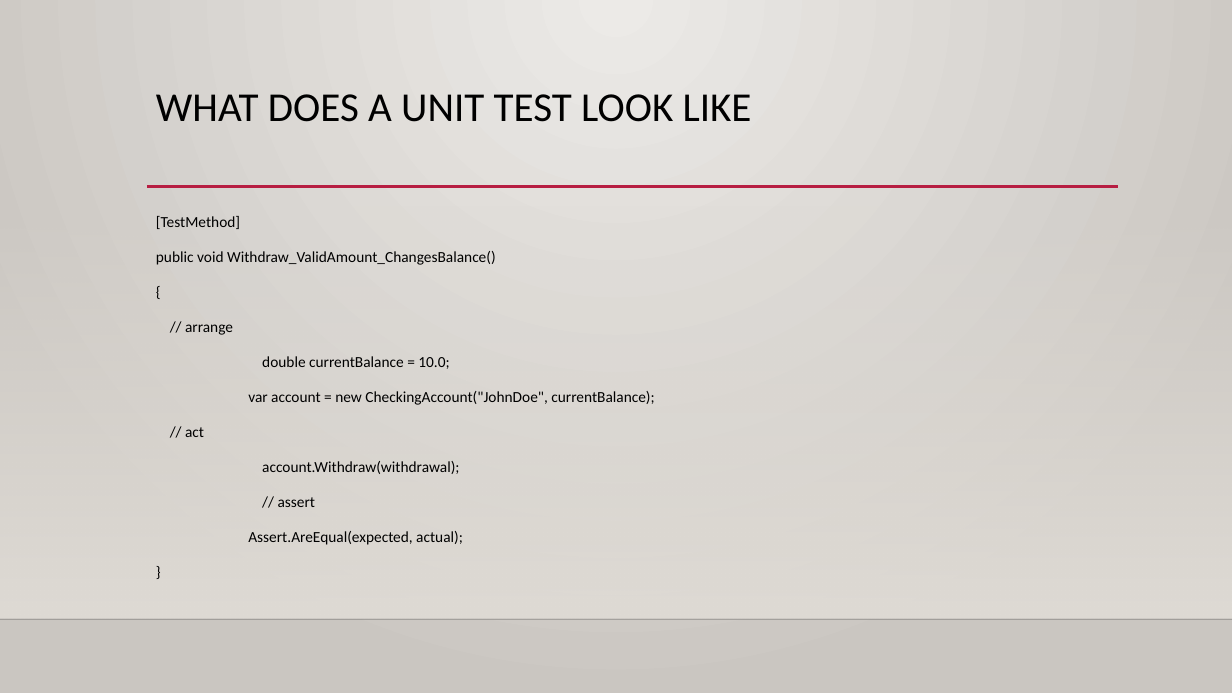
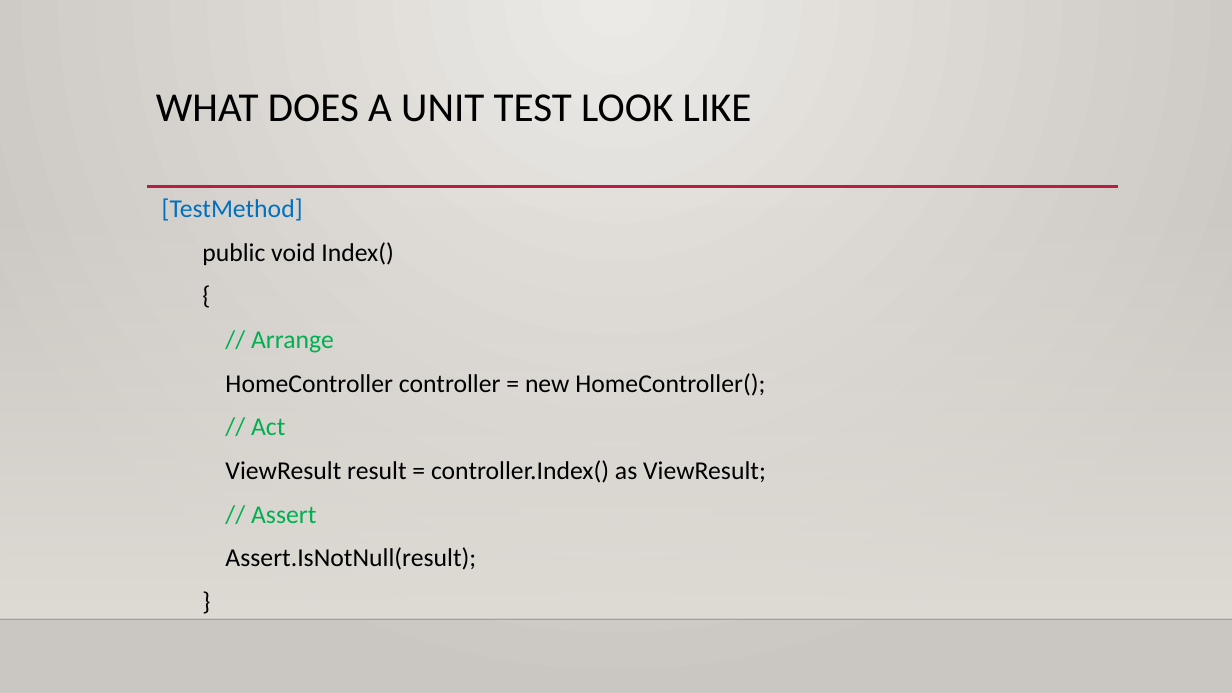
Before and after one commit to Wauna/UnitTestingPresentation, a slide deck: slide 7 of Presentation/UnitTesting.pptx. Drawn at 1232x693 pixels with LibreOffice and Linux fonts; fonts in the diff are those of the drawing; background and template pictures are left out. Boxes give left, top, right and bottom in pixels: in the first picture for what was removed or moved away, otherwise in the second. Text is boxed around its words. In the diff, an @@ line names an element or a change of style, - is before the commit and + after.

Commit message:
Updated Presentation

```diff
--- a/Presentation/UnitTesting.pptx
+++ b/Presentation/UnitTesting.pptx
@@ text "[TestMethod]" moved from (x1=156, y1=216, x2=654, y2=545) to (x1=162, y1=198, x2=766, y2=570) @@
@@ text at (x1=162, y1=198, x2=303, y2=221): size 12 to 20 pt in "[TestMethod]", "{", "}"; text colour #000000 to #0070C0 in "[TestMethod]"; line spacing 1.2 to 1 @@
@@ text at (x1=202, y1=242, x2=394, y2=265): text changed; size 12 to 20 pt @@
-public void Withdraw_ValidAmount_ChangesBalance()
+public void Index()
@@ text at (x1=225, y1=331, x2=766, y2=570): text changed; size 12 to 20 pt @@
-// arrange
-double currentBalance = 10.0;
-var account = new CheckingAccount("JohnDoe", currentBalance);
-// act
-account.Withdraw(withdrawal);
-// assert
-Assert.AreEqual(expected, actual);
+// Arrange
+HomeController controller = new HomeController();
+// Act
+ViewResult result = controller.Index() as ViewResult;
+// Assert
+Assert.IsNotNull(result);
```
Also in this commit, not shown: 48 other files.
